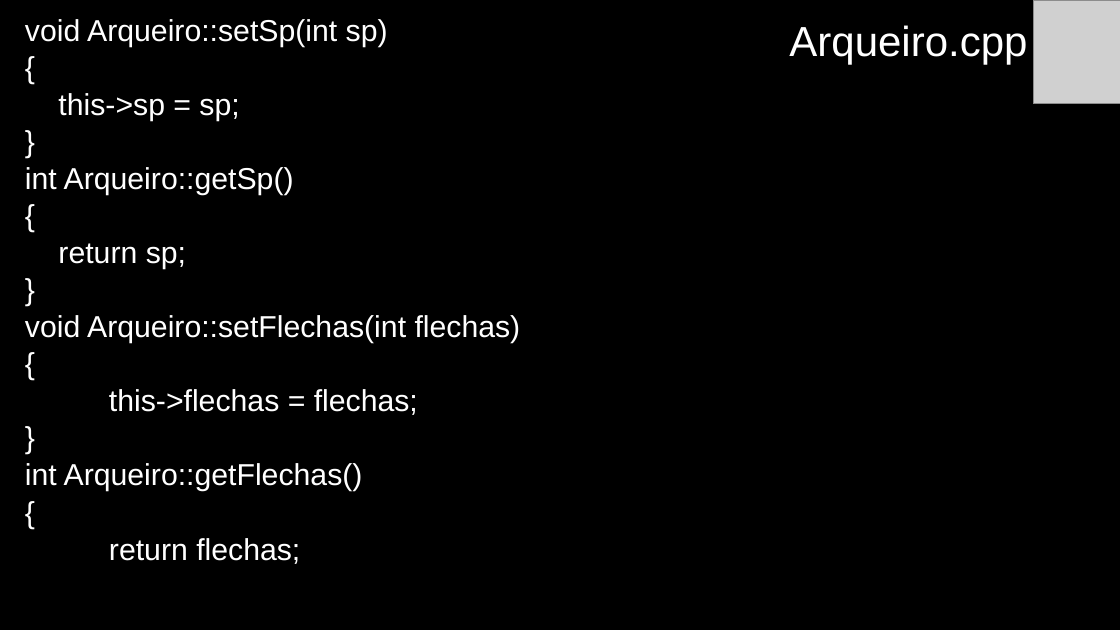
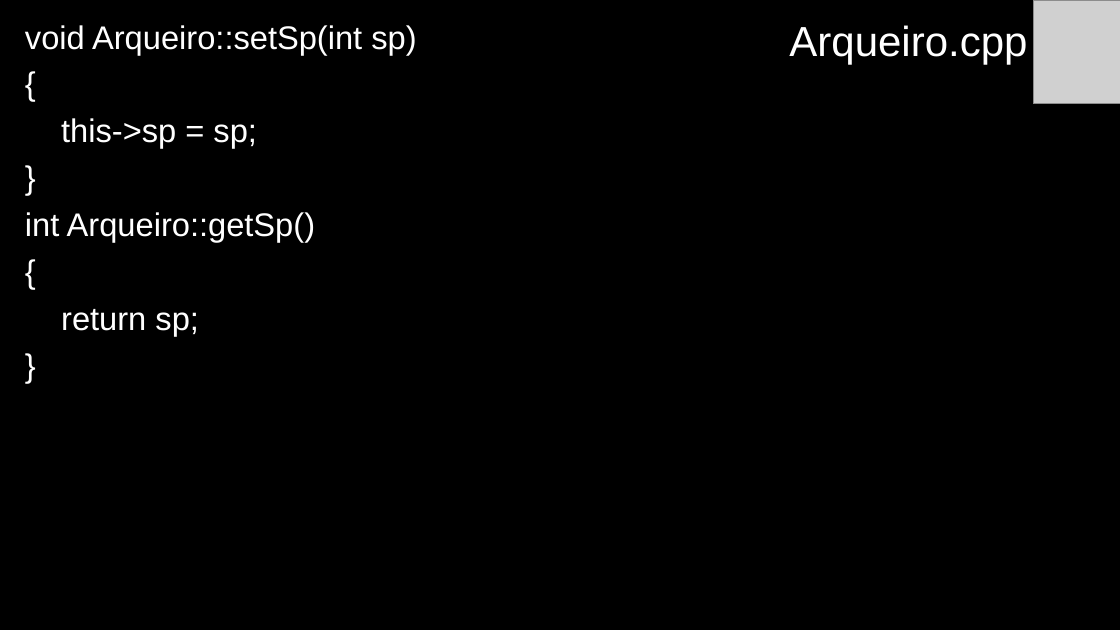
Before and after one commit to anaisabelamr/Arqueiro, a slide deck: slide 8 of Arqueiro/Arqueiro.pptx. Drawn at 1120x630 pixels with LibreOffice and Linux fonts; fonts in the diff are those of the drawing; grey boxes stand for pictures. Boxes give left, top, right and bottom in pixels: in the first picture for what was removed or moved away, otherwise in the second. Text is boxed around its words. In the diff, an @@ line names an element or a change of style, - is before the commit and + after.

Commit message:
Finalizada a classe Flecha

```diff
--- a/Arqueiro/Arqueiro.pptx
+++ b/Arqueiro/Arqueiro.pptx
@@ text "void Arqueiro::setSp(int sp)" at (x1=25, y1=25, x2=416, y2=336): size 25.9 to 28 pt; line spacing 0.7 to 0.9 @@
@@ text at (x1=25, y1=315, x2=521, y2=564): paragraphs removed @@
-void Arqueiro::setFlechas(int flechas)
-{
-this->flechas = flechas;
-}
-int Arqueiro::getFlechas()
-{
-return flechas;
```
Also in this commit, not shown: 14 other slides changed, 8 slides added, 3 slides removed, 28 other files.
